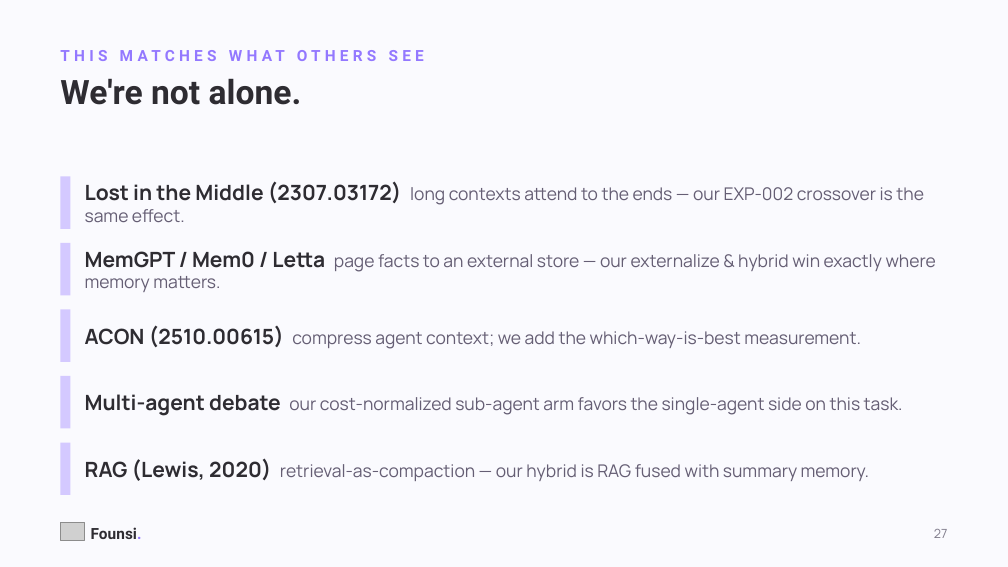
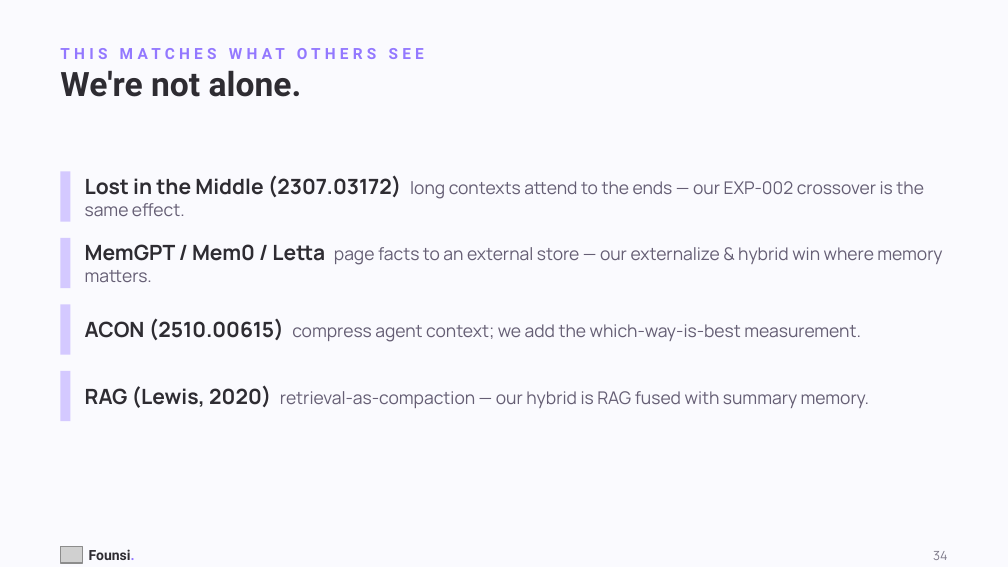
Before and after one commit to kanishkpatel1995/agent-harness, a slide deck: slide 34 of presentation/founsi-context-engineering.pptx (slide 27 before the commit). Drawn at 1008x567 pixels with LibreOffice and Linux fonts; fonts in the diff are those of the drawing; grey boxes stand for pictures. Boxes give left, top, right and bottom in pixels: in the first picture for what was removed or moved away, otherwise in the second. Text is boxed around its words. In the diff, an @@ line names an element or a change of style, - is before the commit and + after.

```diff
--- a/presentation/founsi-context-engineering.pptx
+++ b/presentation/founsi-context-engineering.pptx
@@ text "We're not alone." at [60, 70, 302, 97]: line spacing 1 to 25pt @@
@@ text at [85, 244, 942, 282]: text changed @@
-MemGPT / Mem0 / Letta page facts to an external store — our externalize & hybrid win exactly where memory matters.
+MemGPT / Mem0 / Letta page facts to an external store — our externalize & hybrid win where memory matters.
@@ 4 rectangles, 2 texts: place and size @@
-4 rectangles, 2 texts at [60, 176, 924, 428]
+4 rectangles, 2 texts at [60, 171, 924, 421]
@@ text "RAG (Lewis, 2020) retrieval-as-compaction — ...": place and size @@
-text "RAG (Lewis, 2020) retrieval-as-compaction — ..." at [85, 458, 869, 481]
+text "RAG (Lewis, 2020) retrieval-as-compaction — ..." at [85, 385, 869, 408]
@@ text removed at [85, 394, 903, 416] @@
-Multi-agent debate our cost-normalized sub-agent arm favors the single-agent side on this task.
@@ rectangle removed at [60, 443, 71, 495] @@
@@ picture removed at [60, 522, 85, 540] @@
@@ text removed at [934, 529, 947, 538] @@
-27
@@ picture added at [60, 546, 83, 563] @@
@@ text "Founsi.": place and size @@
-text "Founsi." at [91, 527, 142, 539]
+text "Founsi." at [89, 549, 135, 560]
@@ text "Founsi." at [89, 549, 135, 560]: size 11 to 10 pt @@
@@ text added at [933, 551, 947, 560], 9 pt, text #7E7A8A @@
+34
```
Also in this commit, not shown: 21 other slides changed, 16 slides added, 19 slides removed, 9 other files.
